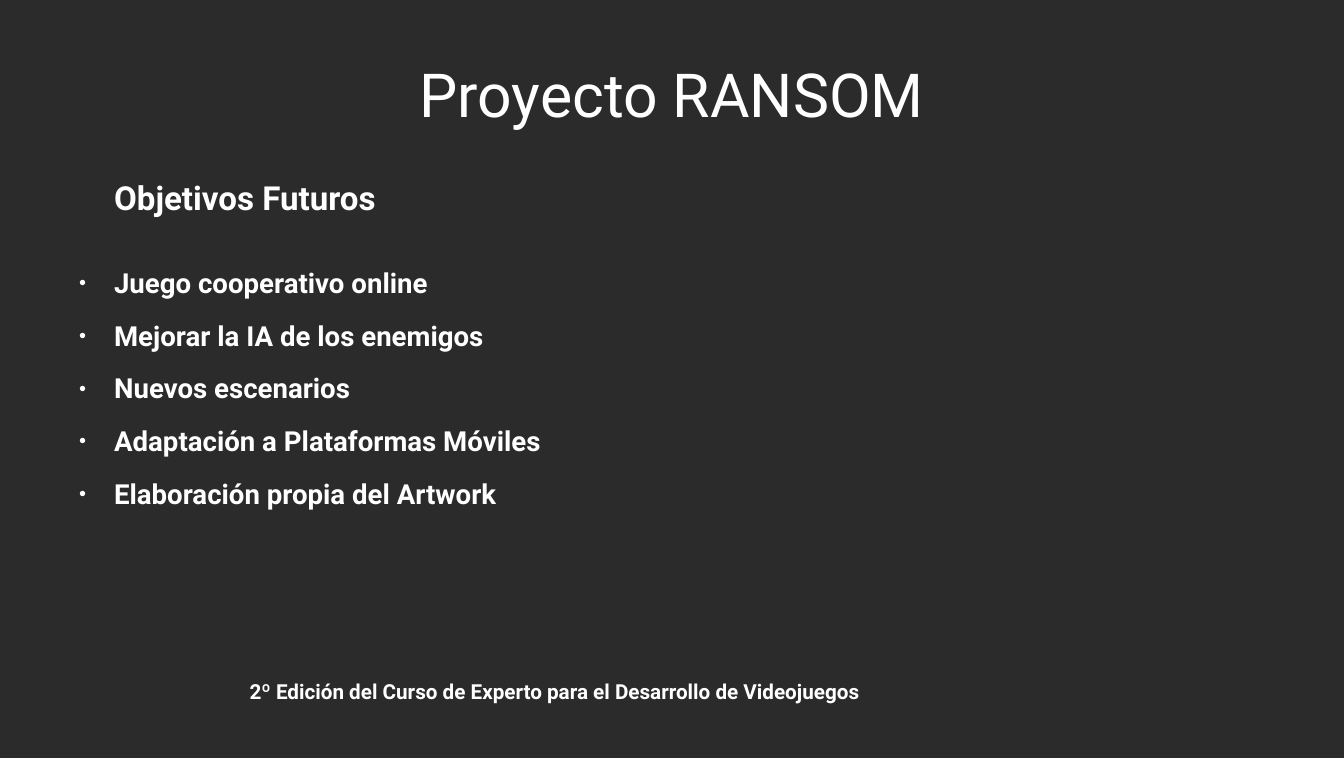
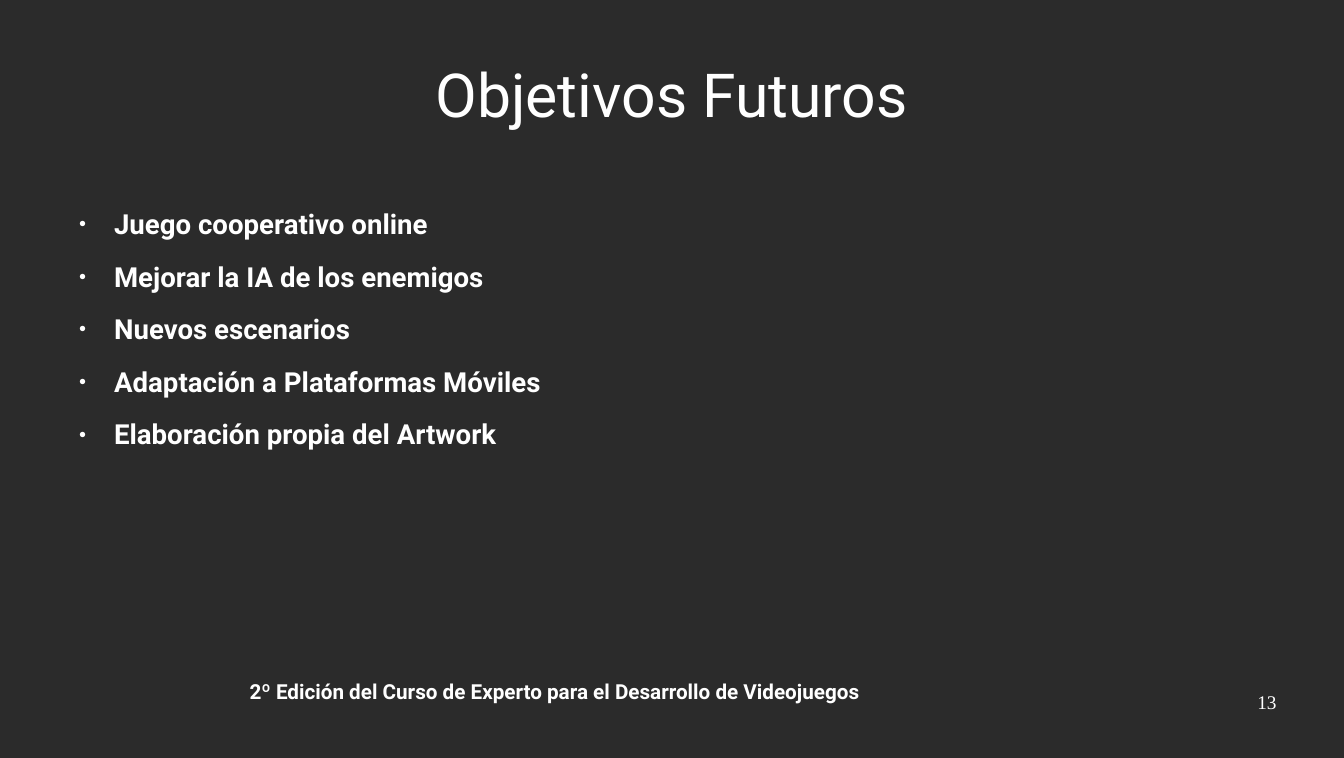
Before and after one commit to bievis/cedv-grupo4, a slide deck: slide 13 of ransom/doc/Presentacion/Presentacion.odp (slide 12 before the commit). Drawn at 1344x758 pixels with LibreOffice and Linux fonts; fonts in the diff are those of the drawing; background and template pictures are left out; a plain dark background stands for a picture behind light text. Boxes give left, top, right and bottom in pixels: in the first picture for what was removed or moved away, otherwise in the second. Text is boxed around its words. In the diff, an @@ line names an element or a change of style, - is before the commit and + after.

```diff
--- a/ransom/doc/Presentacion/Presentacion.odp
+++ b/ransom/doc/Presentacion/Presentacion.odp
@@ title at [436,71,907,130]: text changed @@
-Proyecto RANSOM
+Objetivos Futuros
@@ text at [114,185,375,217]: paragraph removed @@
-Objetivos Futuros
@@ page number added at [1257,696,1276,709], 14 pt, text #FFFFFF @@
+13
```
Also in this commit, not shown: 10 other slides changed, 1 slide added, 1 slide removed.
